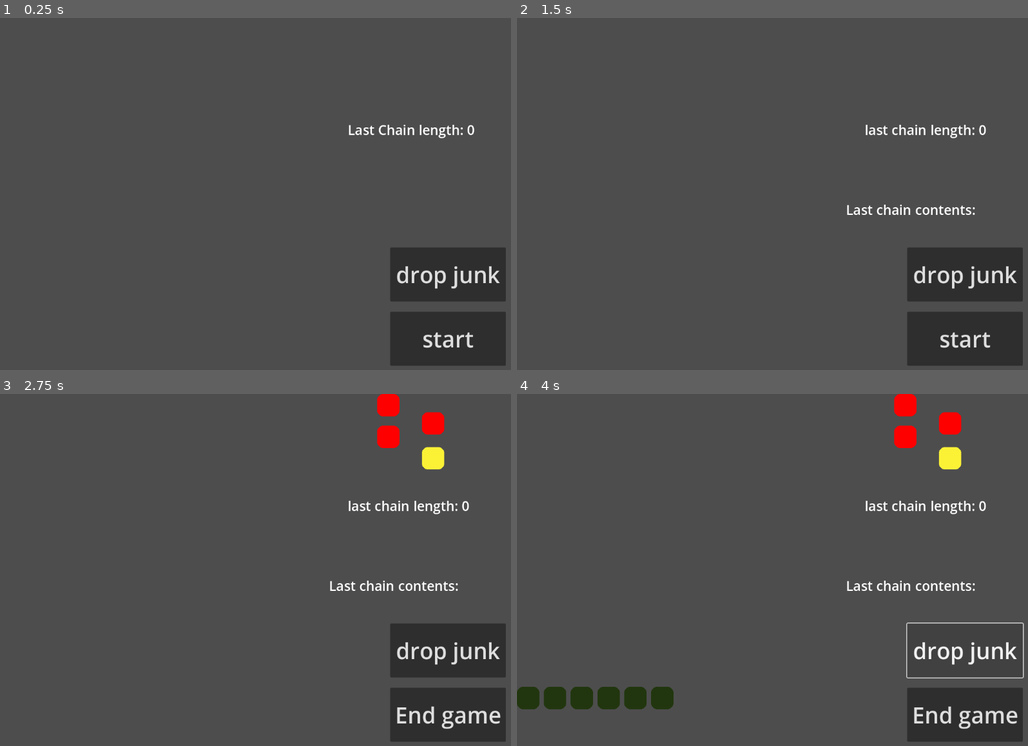
Above: before the commit, frames 1-4 (two rows, left to right).
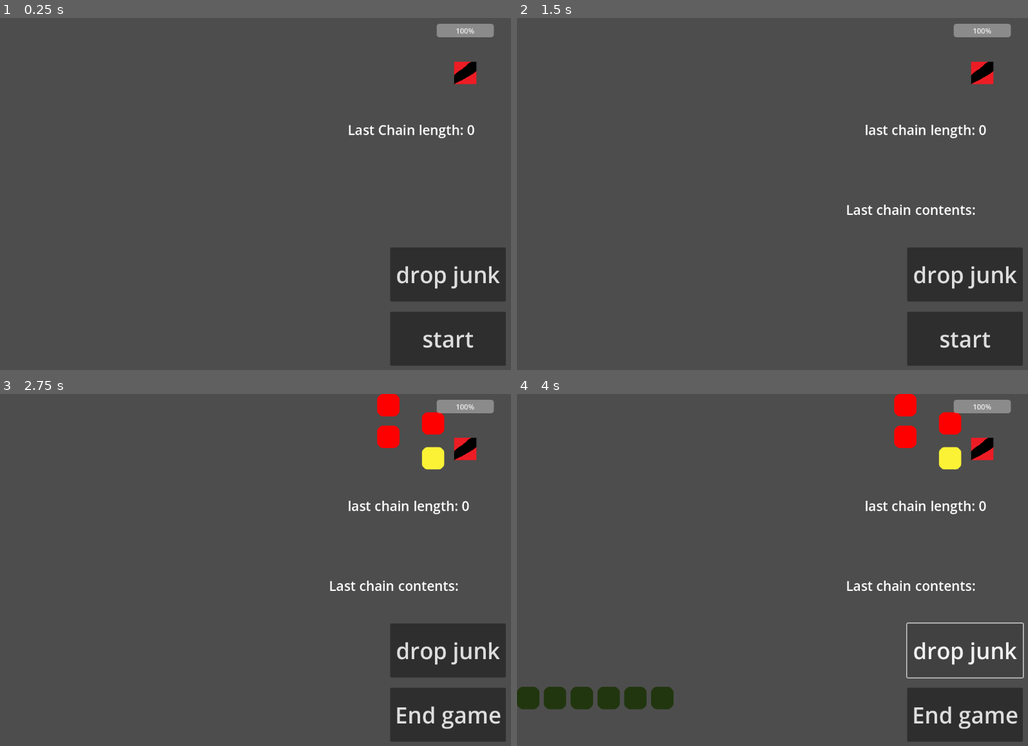
Above: after the commit, the same moments.

Repository: MarGamaDev/PuyoPuyoLike
Game: Godot game, scene res://Scenes/game_manager.tscn
Same seed, same stepped clock (60 frames per second), same inputs: the game is played once before the commit and once after it. This scene is started directly instead of the project's main scene. The engine's default icon, where the game draws it, is replaced by a stand-in: a white triangle on a blue panel in a dark square.
Inputs:
- Up to frame 1 (0.25 s): no input
- Up to frame 2 (1.5 s): click "start" at 0.5 s; click "End game" at 1.25 s
- Up to frame 3 (2.75 s): click "start" at 2 s
- Up to frame 4 (4 s): click "drop junk" at 2.75 s; tap Enter at 3.5 s; hold D (puyo_right) from 3.53 s (still down); tap 1 (TESTING_player_spawn) at 3.6 s

The runs differ from the first frame. In frame 1, 0.7% of the frame differs, in the area x 85-97%, y 1-19%; in frame 2, 0.7%; in frame 3, 0.7%; in frame 4, 0.7%.
Error in both runs: Trying to assign value of type 'Nil' to a variable of type 'Array'. (res://scripts/grid_manager.gd:349)

Commit message:
connecting game_manager to combat, letting puyos attack. also made new attack create method that takes an array of puyos

Diff:
--- a/Scenes/combat.tscn
+++ b/Scenes/combat.tscn
@@ -11,5 +11,6 @@
 position = Vector2(829, 168)
 
 [node name="combat_test_input" parent="." instance=ExtResource("2_fe60u")]
+visible = false
 
 [connection signal="on_data_submitted" from="combat_test_input" to="." method="process_player_attack"]
--- a/Scenes/combat_test_input.tscn
+++ b/Scenes/combat_test_input.tscn
@@ -1,6 +1,6 @@
 [gd_scene load_steps=2 format=3 uid="uid://iwmh6o3tuio"]
 
-[ext_resource type="Script" uid="uid://dwlh4k5225ywb" path="res://Scripts/Combat/combat_test_input.gd" id="1_d1op4"]
+[ext_resource type="Script" uid="uid://dwlh4k5225ywb" path="res://scripts/Combat/combat_test_input.gd" id="1_d1op4"]
 
 [node name="combat_test_input" type="Control"]
 layout_mode = 3
--- a/Scenes/game_manager.tscn
+++ b/Scenes/game_manager.tscn
@@ -1,7 +1,8 @@
-[gd_scene load_steps=3 format=3 uid="uid://buetvmo3m42v5"]
+[gd_scene load_steps=4 format=3 uid="uid://buetvmo3m42v5"]
 
 [ext_resource type="Script" uid="uid://bhx6thphvfolw" path="res://scripts/game_manager.gd" id="1_oj352"]
 [ext_resource type="PackedScene" uid="uid://cbaajsmksk4lh" path="res://Scenes/grid_manager.tscn" id="2_e5fcp"]
+[ext_resource type="PackedScene" uid="uid://d3naap4gnytxh" path="res://Scenes/combat.tscn" id="3_sq00h"]
 
 [node name="GameManager" type="Node2D"]
 script = ExtResource("1_oj352")
@@ -86,6 +87,10 @@
 theme_override_font_sizes/font_size = 50
 text = "drop junk"
 
+[node name="Combat" parent="." instance=ExtResource("3_sq00h")]
+position = Vector2(212, -45)
+
+[connection signal="player_attack" from="." to="Combat" method="process_player_attack"]
 [connection signal="chain_pop" from="GridManager" to="." method="chain_popped"]
 [connection signal="life_loss" from="GridManager" to="." method="lose_life"]
 [connection signal="pressed" from="UI/Button" to="." method="_on_test_button_pressed"]
--- a/Scripts/Data/player_attack.gd
+++ b/Scripts/Data/player_attack.gd
@@ -14,3 +14,16 @@
 	instance.green = greenCount
 	instance.yellow = yellowCount
 	return instance
+
+static func create_from_array(puyos : Array, chainSize : int):
+	var instance = PlayerAttack.new()
+	instance.chain = chainSize
+	if puyos[0].puyo.puyo_type == Puyo.PUYO_TYPE.BLUE:
+		instance.blue = puyos.size()
+	elif puyos[0].puyo.puyo_type == Puyo.PUYO_TYPE.RED:
+		instance.red = puyos.size()
+	elif puyos[0].puyo.puyo_type == Puyo.PUYO_TYPE.GREEN:
+		instance.green = puyos.size()
+	elif puyos[0].puyo.puyo_type == Puyo.PUYO_TYPE.YELLOW:
+		instance.yellow = puyos.size()
+	return instance
--- a/scripts/game_manager.gd
+++ b/scripts/game_manager.gd
@@ -2,6 +2,7 @@
 
 var last_chain_length : int = 0
 var last_chain_contents : String = "Last chain contents: "
+signal player_attack(attack : PlayerAttack)
 
 func lose_life():
 	print("life lost")
@@ -12,9 +13,12 @@
 #chain_pop.emit(puyos_to_pop[0][0].get_type(), puyos_to_pop.size(), chain_length)
 func chain_popped(puyos_to_pop : Array, chain_length: int):
 	var chain_string = ""
+	#
 	for puyo_group : Array in puyos_to_pop:
 		print("chain type: ", puyo_group[0].get_type(), " with ", puyo_group.size(), " puyos, chain length ", chain_length)
 		chain_string = chain_string + ("%s " % puyo_group[0].get_type()) + ("with %s" % puyo_group.size()) + " puyos "
+		#send attack to the combat manager
+		player_attack.emit(PlayerAttack.create_from_array(puyo_group, chain_length))
 	if chain_length > 1:
 		last_chain_contents = last_chain_contents + "\n" + chain_string
 	else:
